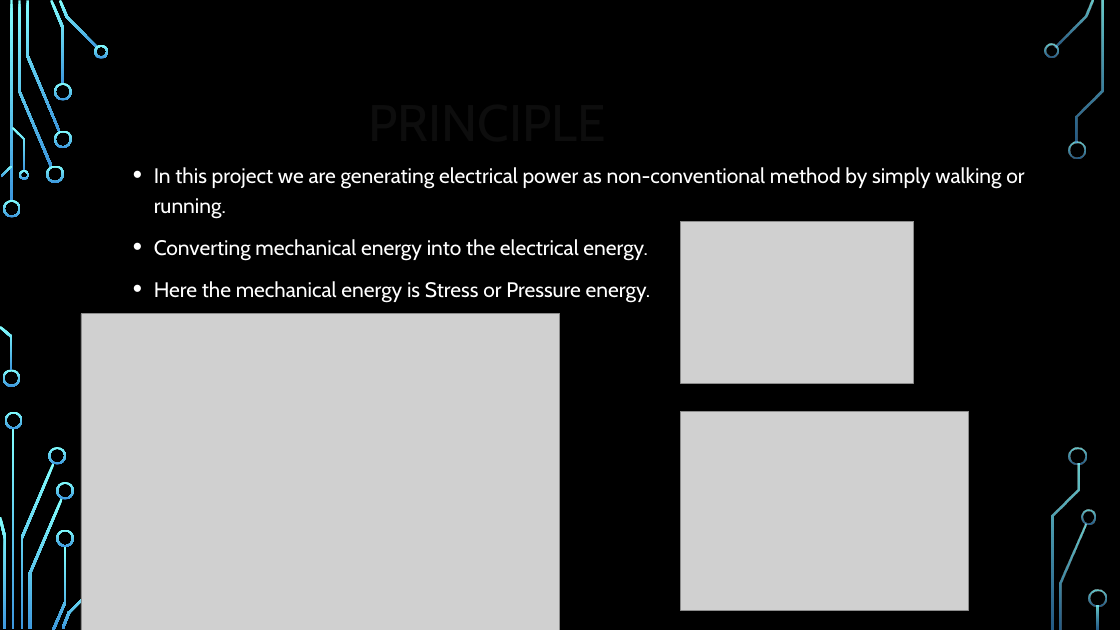
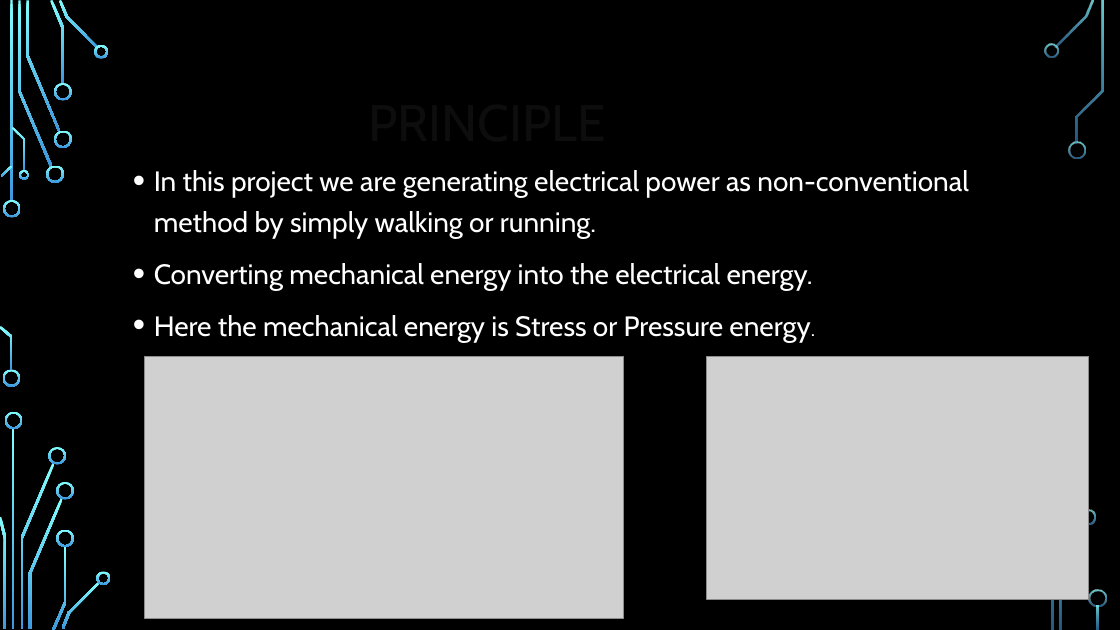
Before and after one commit to Abbashozefa/MINI-PROJECT-SEM1, a slide deck: slide 4 of mini project sem 1.pptx. Drawn at 1120x630 pixels with LibreOffice and Linux fonts; fonts in the diff are those of the drawing; grey boxes stand for pictures; background and template pictures are left out. Boxes give left, top, right and bottom in pixels: in the first picture for what was removed or moved away, otherwise in the second. Text is boxed around its words. In the diff, an @@ line names an element or a change of style, - is before the commit and + after.

```diff
--- a/mini project sem 1.pptx
+++ b/mini project sem 1.pptx
@@ text "In this project we are ..." at (154,170,969,342): size 18 to 24 pt @@
@@ picture: place and size @@
-picture at (81,313,560,630)
+picture at (145,356,623,618)
@@ picture: place and size @@
-picture at (681,221,914,383)
+picture at (707,356,1089,599)
@@ picture removed at (681,412,969,611) @@
@@ freeform shape removed at (1070,447,1087,465) @@
@@ freeform shape added at (97,571,111,585), fill gradient #82FFFF to #3D97DE @@
```
Also in this commit, not shown: 2 other slides changed, 8 slides added, 1 slide removed.
